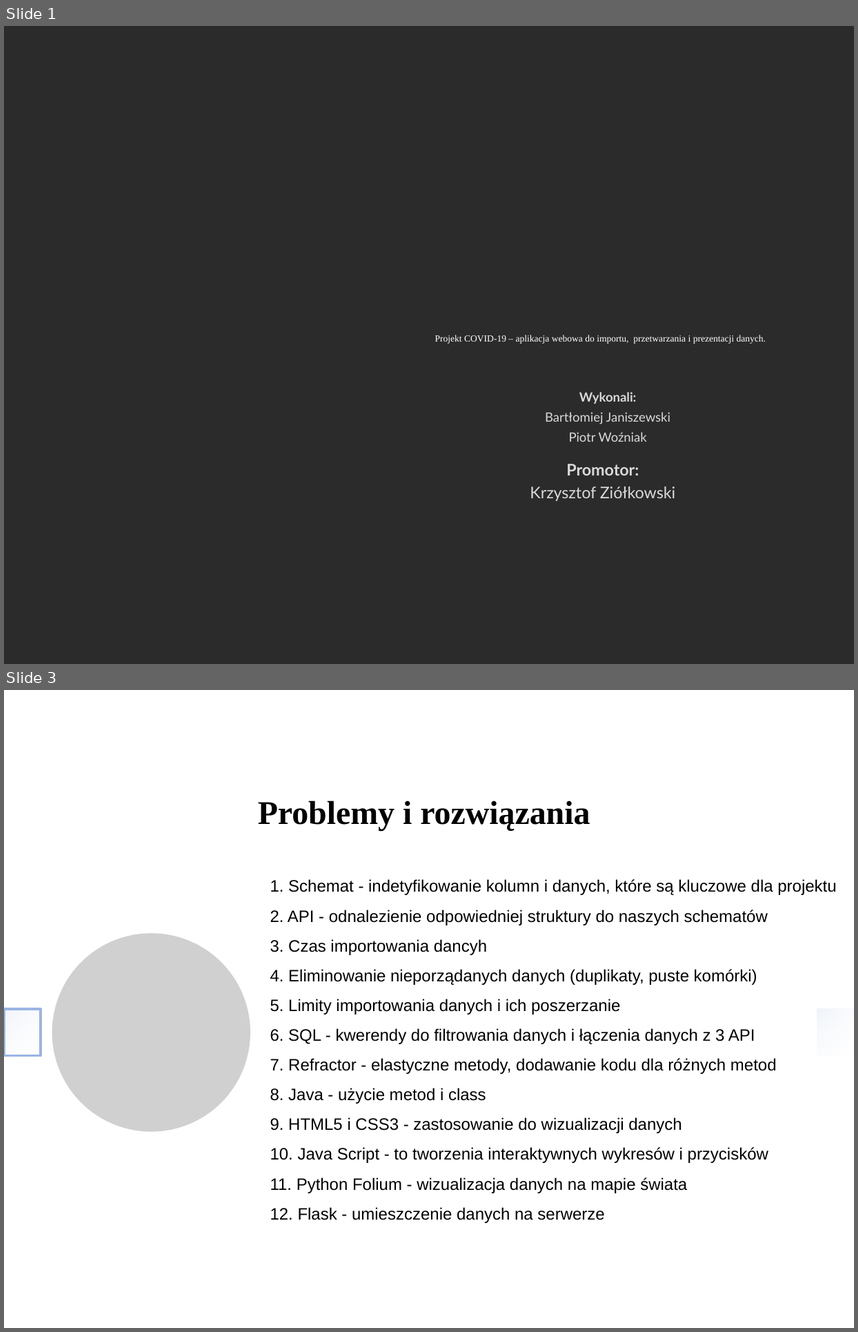
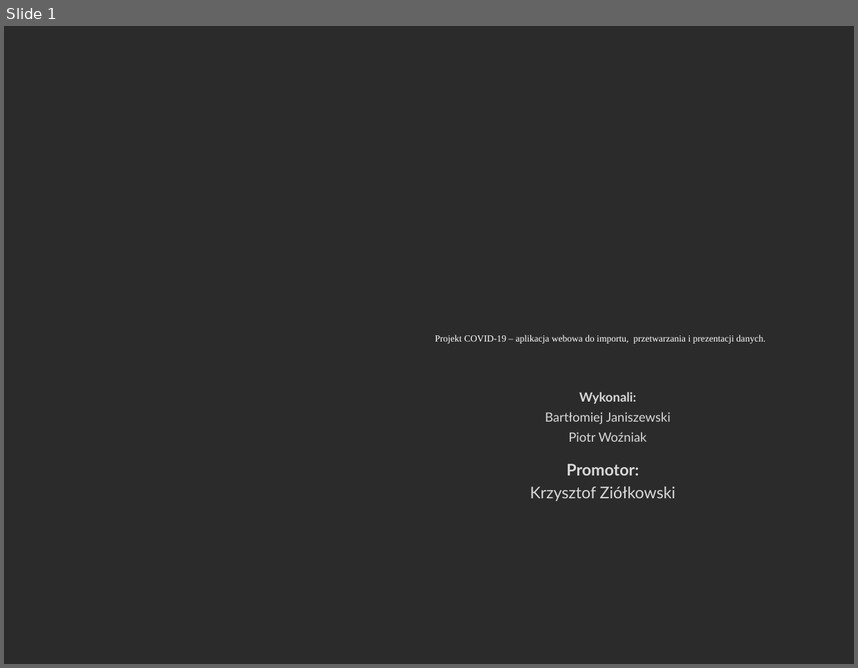
Before and after one commit to janiszewskibartlomiej/COVID-19-Thesis-Postgraduate_studies_on_WSB, a slide deck: docs/WSB_prezentacja_pracy_dyplomowej.pptx. Shown one above the other, each under a label of ours: slides 1 and 3 before the commit, slide 1 after it; the slides between them are not shown. The pictures are 858x1332 and 858x668 pixels, drawn with LibreOffice and Linux fonts; fonts in the diff are those of the drawing; grey boxes stand for pictures; background and template pictures are left out; a plain dark background stands for a picture behind light text. Boxes give left, top, right and bottom in pixels: in the first picture for what was removed or moved away, otherwise in the second. Text is boxed around its words. In the diff, an @@ line names an element or a change of style, - is before the commit and + after.

```diff
--- a/docs/WSB_prezentacja_pracy_dyplomowej.pptx
+++ b/docs/WSB_prezentacja_pracy_dyplomowej.pptx
@@ slide 3 removed at [4,690,854,1328], background picture (left out) @@
@@ text removed at [258,800,590,831] @@
-Problemy i rozwiązania
@@ text removed at [270,879,836,1223] @@
-1. Schemat - indetyfikowanie kolumn i danych, które są kluczowe dla projektu
-2. API - odnalezienie odpowiedniej struktury do naszych schematów
-3. Czas importowania dancyh
-4. Eliminowanie nieporządanych danych (duplikaty, puste komórki)
-5. Limity importowania danych i ich poszerzanie
-6. SQL - kwerendy do filtrowania danych i łączenia danych z 3 API
-7. Refractor - elastyczne metody, dodawanie kodu dla różnych metod
-8. Java - użycie metod i class
-9. HTML5 i CSS3 - zastosowanie do wizualizacji danych
-10. Java Script - to tworzenia interaktywnych wykresów i przycisków
-11. Python Folium - wizualizacja danych na mapie świata
-12. Flask - umieszczenie danych na serwerze
@@ picture removed at [52,933,250,1131] @@
@@ rectangle removed at [4,1009,41,1056] @@
@@ rectangle removed at [4,1009,41,1056] @@
@@ rectangle removed at [818,1009,854,1056] @@
```
Also in this commit, not shown: 7 slides changed, 6 slides added, 3 other slides removed, 1 other file.
